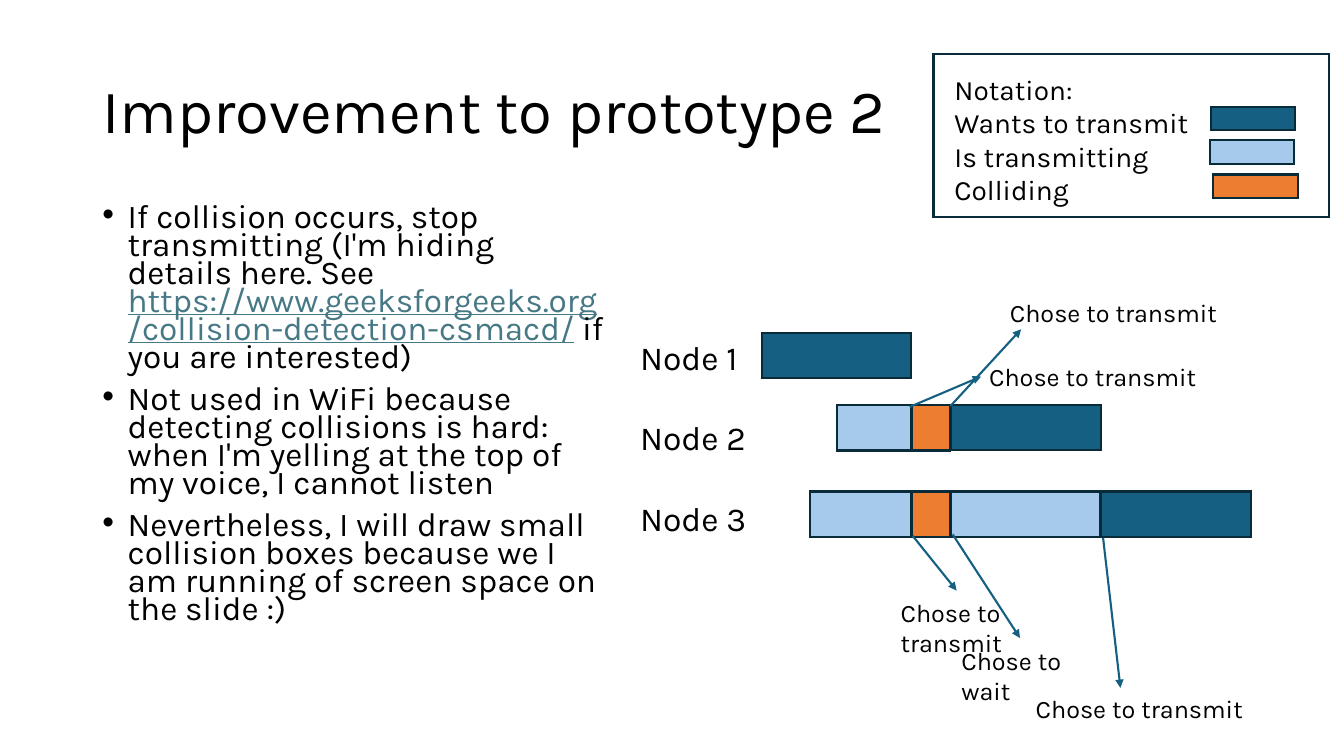
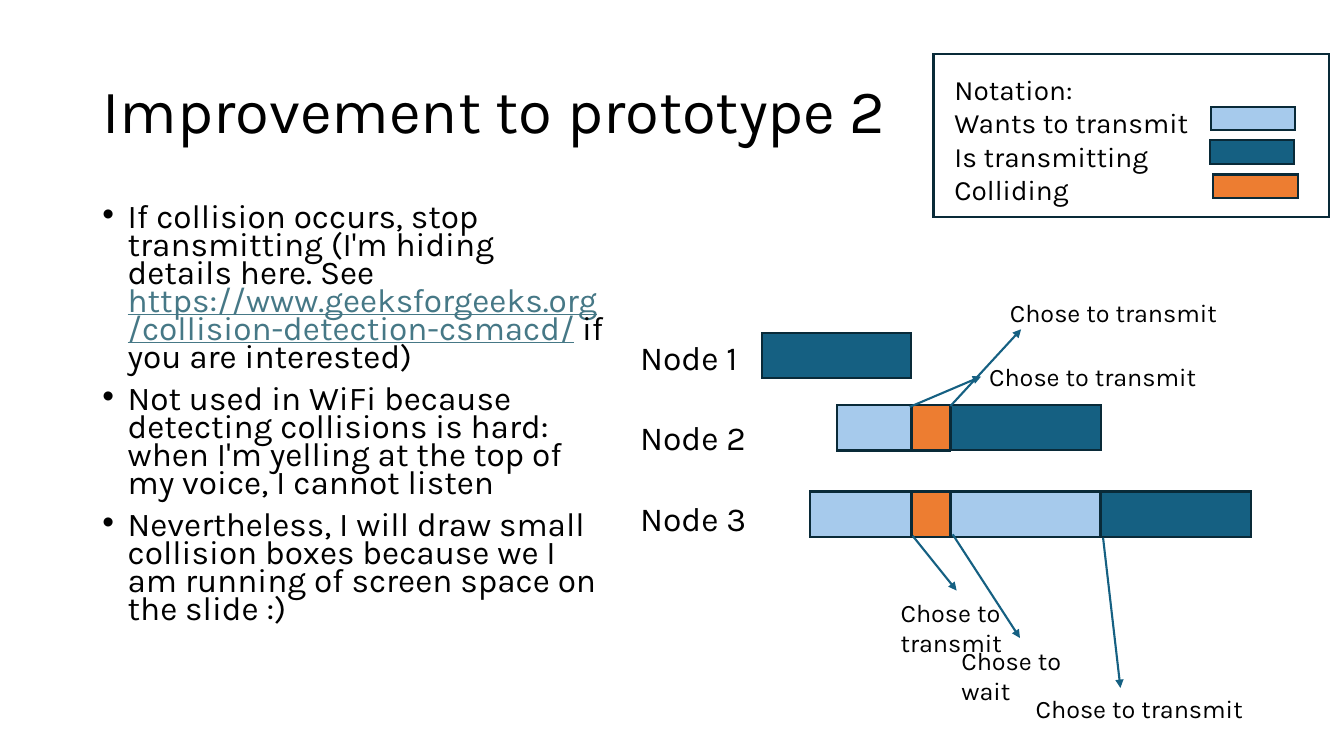
Before and after one commit to venkatarun95/mit_page, a slide deck: slide 12 of f24/assets/slides/lec12-mac-protocols.pptx. Drawn at 1344x756 pixels with LibreOffice and Linux fonts; fonts in the diff are those of the drawing. Boxes give left, top, right and bottom in pixels: in the first picture for what was removed or moved away, otherwise in the second. Text is boxed around its words. In the diff, an @@ line names an element or a change of style, - is before the commit and + after.

```diff
--- a/f24/assets/slides/lec12-mac-protocols.pptx
+++ b/f24/assets/slides/lec12-mac-protocols.pptx
@@ rectangle at box(1211, 107, 1296, 130): fill #156082 to #A6CAEC @@
@@ rectangle at box(1210, 140, 1295, 164): fill #A6CAEC to #156082 @@
```
Also in this commit, not shown: 6 other slides changed.
